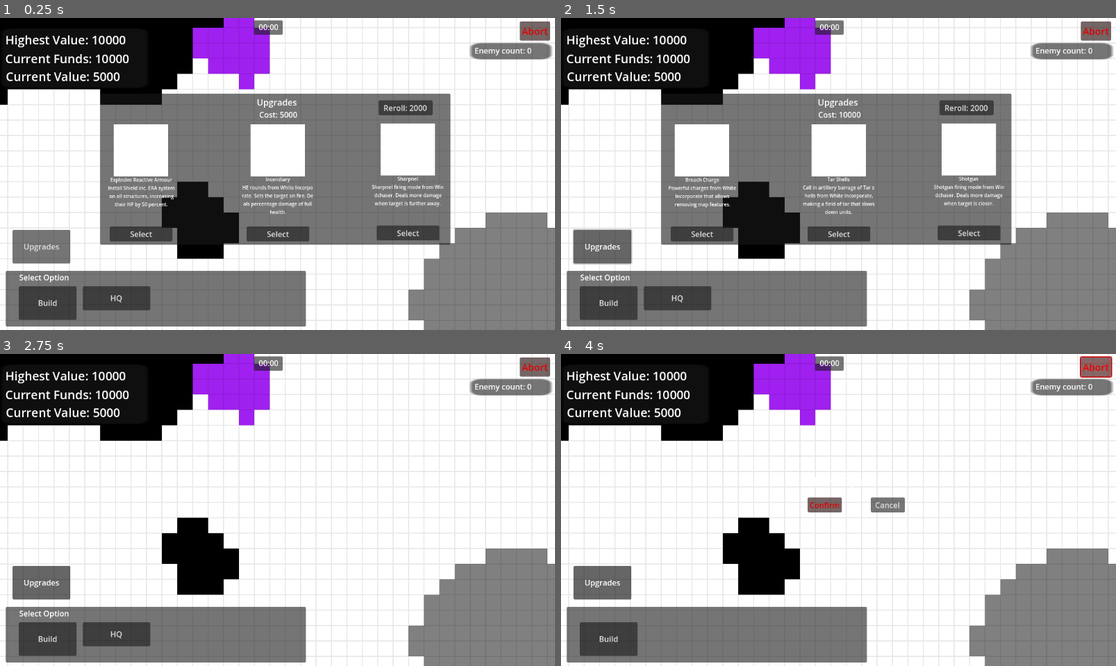
Above: before the commit, frames 1-4 (two rows, left to right).
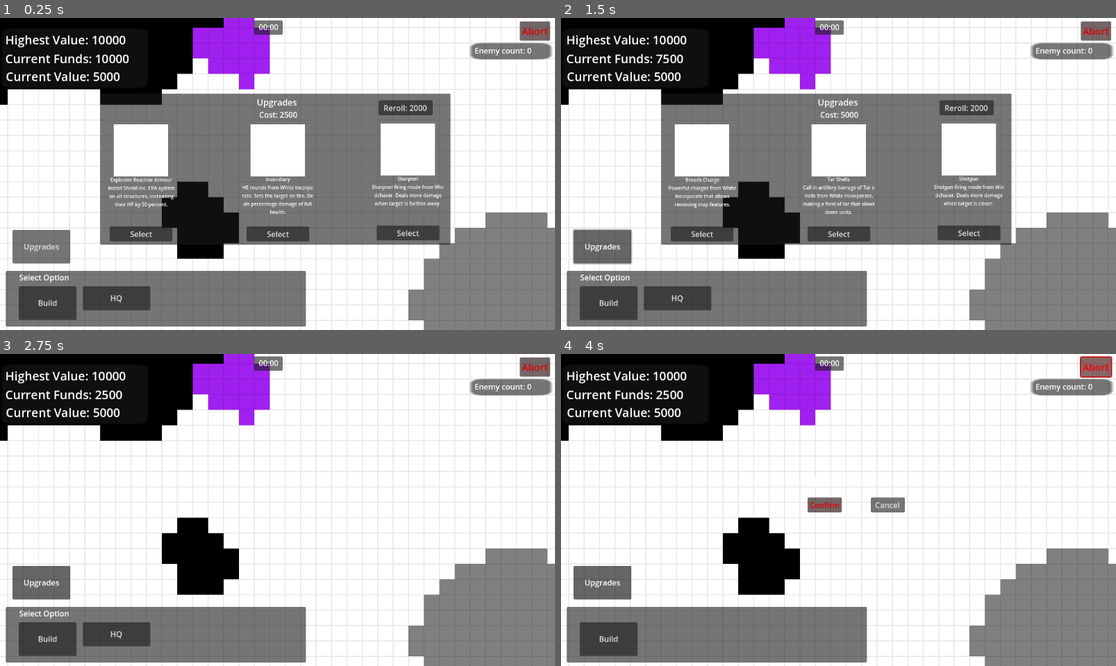
Above: after the commit, the same moments.

Repository: dwlee0802/BusinessTD
Game: Godot game, scene res://Scenes/game.tscn
Two runs of this game, one before a commit and one after it. Both use one fixed random seed, a clock stepped at 60 frames per second and the inputs below.
Inputs:
- Up to frame 1 (0.25 s): no input
- Up to frame 2 (1.5 s): click "Select" at 0.5 s; click "Upgrades" at 1.25 s
- Up to frame 3 (2.75 s): click "Select" at 2 s
- Up to frame 4 (4 s): click "Build" at 2.75 s; click "Abort" at 3.5 s

The runs differ from the first frame. In frame 1, less than 0.1% of the frame differs, in the area x 50-52%, y 30-33%; in frame 2, 0.2%, in the area x 17-55%, y 11-33%; in frame 3, less than 0.1%; in frame 4, less than 0.1%.

Commit message:
Added screen shake effect.

Diff:
--- a/Scenes/UpgradesMenu.gd
+++ b/Scenes/UpgradesMenu.gd
@@ -1,6 +1,6 @@
 extends Control
 
-var upgradeCost: int = 5000
+var upgradeCost: int = 2500
 var upgradeCostUI
 
 var rerollCost: int = 2000
@@ -78,6 +78,7 @@
 
 	game.ReceiveUpgrades(options[extra_arg_0])
 
+	game.operationFunds -= upgradeCost
 	upgradeCost *= 2
 
 	GenerateUpgradeOptions()
@@ -85,6 +86,7 @@
 
 
 func _on_reroll_button_pressed():
+	game.operationFunds -= rerollCost
 	rerollCost *= 2
 	GenerateUpgradeOptions()
 	UpdateUI()
--- a/Scenes/camera.gd
+++ b/Scenes/camera.gd
@@ -4,18 +4,34 @@
 
 var game
 
+var timer
+
+var noise = FastNoiseLite.new()
+
+var noise_i: float = 0.0
+
+var SHAKE_DECAY_RATE: float = 2.0
+
+var NOISE_SHAKE_SPEED: float = 30.0
+
+var NOISE_SHAKE_STRENGTH: float = 60.0
+
+var shake_strength: float = 0
 
 # Called when the node enters the scene tree for the first time.
 func _ready():
 	game = get_parent()
+	timer = get_node("Timer")
 	var board = game.get_node("MapBlock")
 	tileSize = board.TILESIZE
+	noise.frequency = 2
+	noise.fractal_octaves = 3
 
 
 # Called every frame. 'delta' is the elapsed time since the previous frame.
 func _process(delta):
-	pass
-
+	shake_strength = lerp(shake_strength, 0.0, SHAKE_DECAY_RATE * delta)
+	offset = get_noise_offset(delta)
 
 func _input(event):
 	if event is InputEventMouseButton:
@@ -36,3 +52,17 @@
 func FocusOnTile(tile):
 	if tile != null:
 		position = tile.position + Vector2(-tileSize,-tileSize)
+
+
+func ShakeScreen(intensity, duration):
+	noise_i = 0
+	shake_strength = intensity
+	SHAKE_DECAY_RATE = duration
+
+
+func get_noise_offset(delta: float):
+	noise_i += delta * NOISE_SHAKE_SPEED
+	return Vector2(
+		noise.get_noise_2d(1, noise_i) * shake_strength,
+		noise.get_noise_2d(100, noise_i) * shake_strength
+	)
--- a/Scenes/game.gd
+++ b/Scenes/game.gd
@@ -36,12 +36,12 @@
 var spawnRate: float = 30
 var spawnRateHolder: float = 30
 # how many enemies spawn for each wave
-var spawnCount: float = 500
+var spawnCount: float = 200
 # determines the rate in which enemy count increases
 var difficultyScale: float = 1
 # determines the rate enemy health increases
 var enemyDifficultyIncrease: int = 1
-var enemyMaxCount: int = 500
+var enemyMaxCount: int = 200
 var enemyCurrentCount: int = 0
 var enemyCurrentCountUI
 
@@ -61,11 +61,14 @@
 
 var selectedUpgrades = []
 const UPGRADE_COUNT: int = 16
+
+var camera
 
 
 # Called when the node enters the scene tree for the first time.
 func _ready():
 	homeBlock = get_node("MapBlock")
+	camera = get_node("Camera")
 	operationTimeUI = get_node("Camera/CanvasLayer/InGameUI/OperationTimeUI")
 	get_node("Camera").FocusOnTile(homeBlock.blockTiles[int(homeBlock.boardWidth/2)][int(homeBlock.boardWidth/2)])
 	enemyCurrentCountUI = get_node("Camera/CanvasLayer/InGameUI/EnemyCountLabel")
--- a/Scenes/game.tscn
+++ b/Scenes/game.tscn
@@ -496,6 +496,8 @@
 text = "Paused"
 fit_content = true
 scroll_active = false
+
+[node name="Timer" type="Timer" parent="Camera"]
 
 [node name="MapBlock" parent="." instance=ExtResource("2_d8xa2")]
 
--- a/Scenes/turret.gd
+++ b/Scenes/turret.gd
@@ -197,6 +197,7 @@
 	print("hit!")
 	hitPoints -= damage
 	game.MakeDamagePopup(position, damage, Color.WEB_PURPLE)
+	game.camera.ShakeScreen(10, 7)
 
 
 func ChangeFireRate(ammotype):
